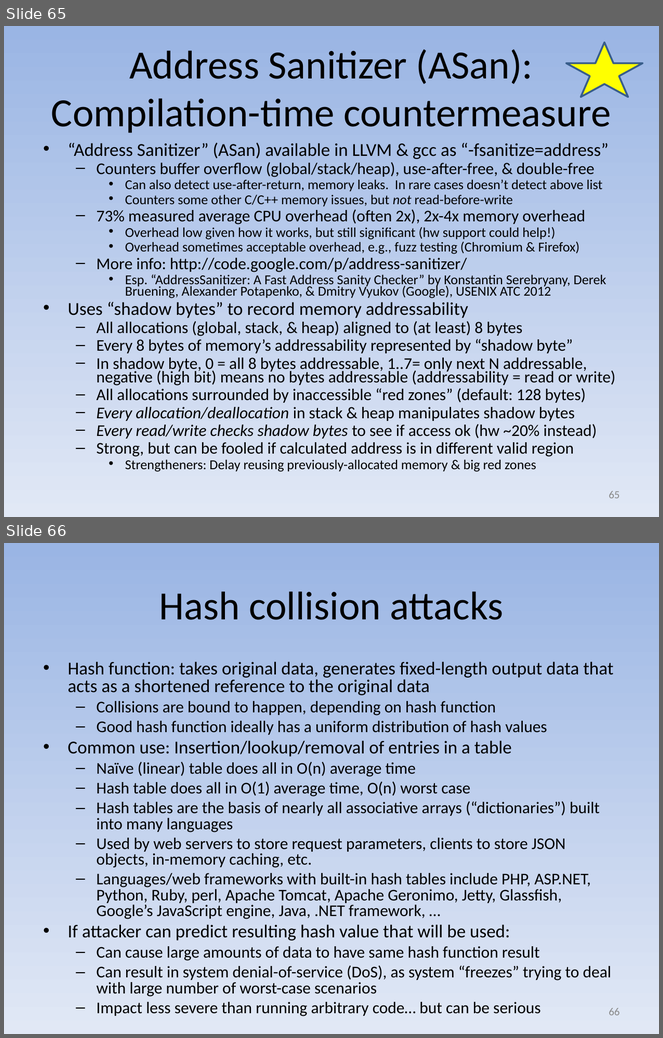
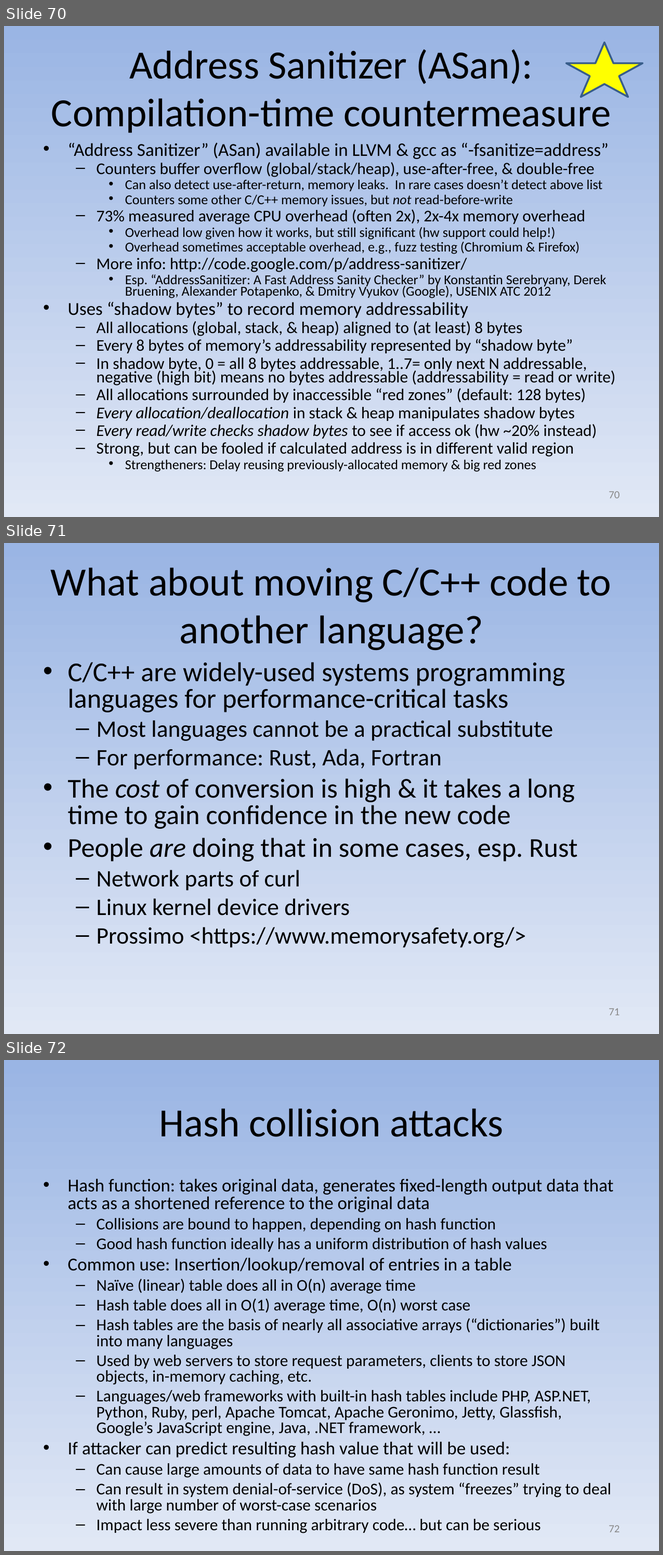
Before and after one commit to david-a-wheeler/david-a-wheeler.github.io, a slide deck: secure-class/presentations/Secure-Software-3-Buffer-Overflow.ppt. Shown one above the other, each under a label of ours: slides 65 and 66 before the commit, slides 70, 71 and 72 after it. The pictures are 663x1038 and 663x1555 pixels, drawn with LibreOffice and Linux fonts; fonts in the diff are those of the drawing. Boxes give left, top, right and bottom in pixels: in the first picture for what was removed or moved away, otherwise in the second. Text is boxed around its words. In the diff, an @@ line names an element or a change of style, - is before the commit and + after.

```diff
--- a/secure-class/presentations/Secure-Software-3-Buffer-Overflow.ppt
+++ b/secure-class/presentations/Secure-Software-3-Buffer-Overflow.ppt
@@ slide 71 added at box(4, 543, 659, 1034), background gradient #9AB5E4 to #E1E8F5 @@
@@ title added at box(51, 567, 612, 651), 44 pt, text #000000 @@
+What about moving C/C++ code to another language?
@@ text added at box(68, 662, 578, 948), 30 pt, text #000000 @@
+• C/C++ are widely-used systems programming languages for performance-critical tasks
+  – Most languages cannot be a practical substitute
+  – For performance: Rust, Ada, Fortran
+• The cost of conversion is high & it takes a long time to gain confidence in the new code
+• People are doing that in some cases, esp. Rust
+  – Network parts of curl
+  – Linux kernel device drivers
+  – Prossimo <https://www.memorysafety.org/>
@@ page number added at box(609, 1008, 620, 1016), 12 pt, text #898989 @@
+71
@@ what was slide 65 is now slide 70 @@
@@ page number at box(609, 491, 620, 499): text changed @@
-65
+70
@@ what was slide 66 is now slide 72 @@
@@ page number at box(609, 1525, 620, 1533): text changed @@
-66
+72
```
Also in this commit, not shown: 7 slides changed, 5 other slides added, 1 other file.
